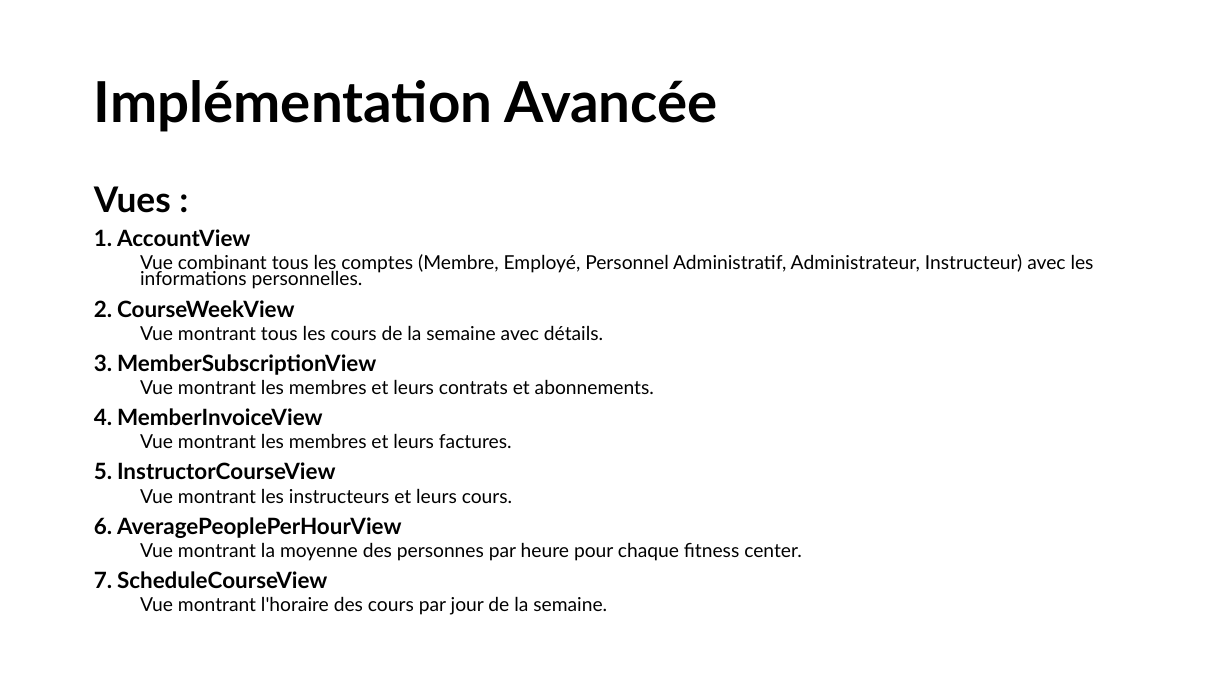
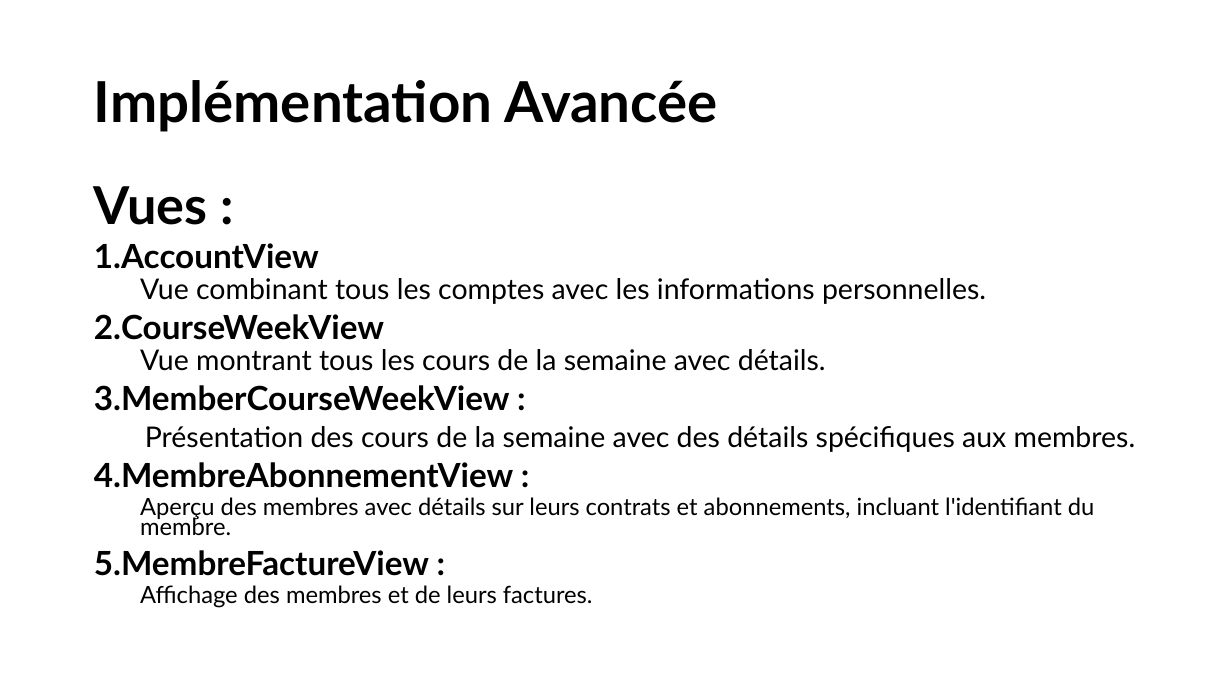
Before and after one commit to Theodrosrun/bdr-projet, a slide deck: slide 6 of Présentation.pptx. Drawn at 1232x693 pixels with LibreOffice and Linux fonts; fonts in the diff are those of the drawing. Boxes give left, top, right and bottom in pixels: in the first picture for what was removed or moved away, otherwise in the second. Text is boxed around its words. In the diff, an @@ line names an element or a change of style, - is before the commit and + after.

```diff
--- a/Présentation.pptx
+++ b/Présentation.pptx
@@ text at (94,186,826,371): size 27.5 to 40.7 pt in "Vues :"; size 17.5 to 25.9 pt in "AccountView", "CourseWeekView"; size 15 to 22.2 pt in "Vue montrant tous les cours de la ..." @@
@@ text at (140,278,986,304): text changed; size 15 to 22.2 pt @@
-  Vue combinant tous les comptes (Membre, Employé, Personnel Administratif, Administrateur, Instructeur) avec les informations personnelles.
+  Vue combinant tous les comptes avec les informations personnelles.
@@ text at (94,385,1136,608): text changed; size 15 to 18.5 pt @@
-3. MemberSubscriptionView
-  Vue montrant les membres et leurs contrats et abonnements.
-4. MemberInvoiceView
-  Vue montrant les membres et leurs factures.
-5. InstructorCourseView
-  Vue montrant les instructeurs et leurs cours.
-6. AveragePeoplePerHourView
-  Vue montrant la moyenne des personnes par heure pour chaque fitness center.
-7. ScheduleCourseView
-  Vue montrant l'horaire des cours par jour de la semaine.
+3. MemberCourseWeekView :
+Présentation des cours de la semaine avec des détails spécifiques aux membres.
+1. MembreAbonnementView :
+  Aperçu des membres avec détails sur leurs contrats et abonnements, incluant l'identifiant du membre.
+2. MembreFactureView :
+  Affichage des membres et de leurs factures.
```
Also in this commit, not shown: 5 other slides changed.
